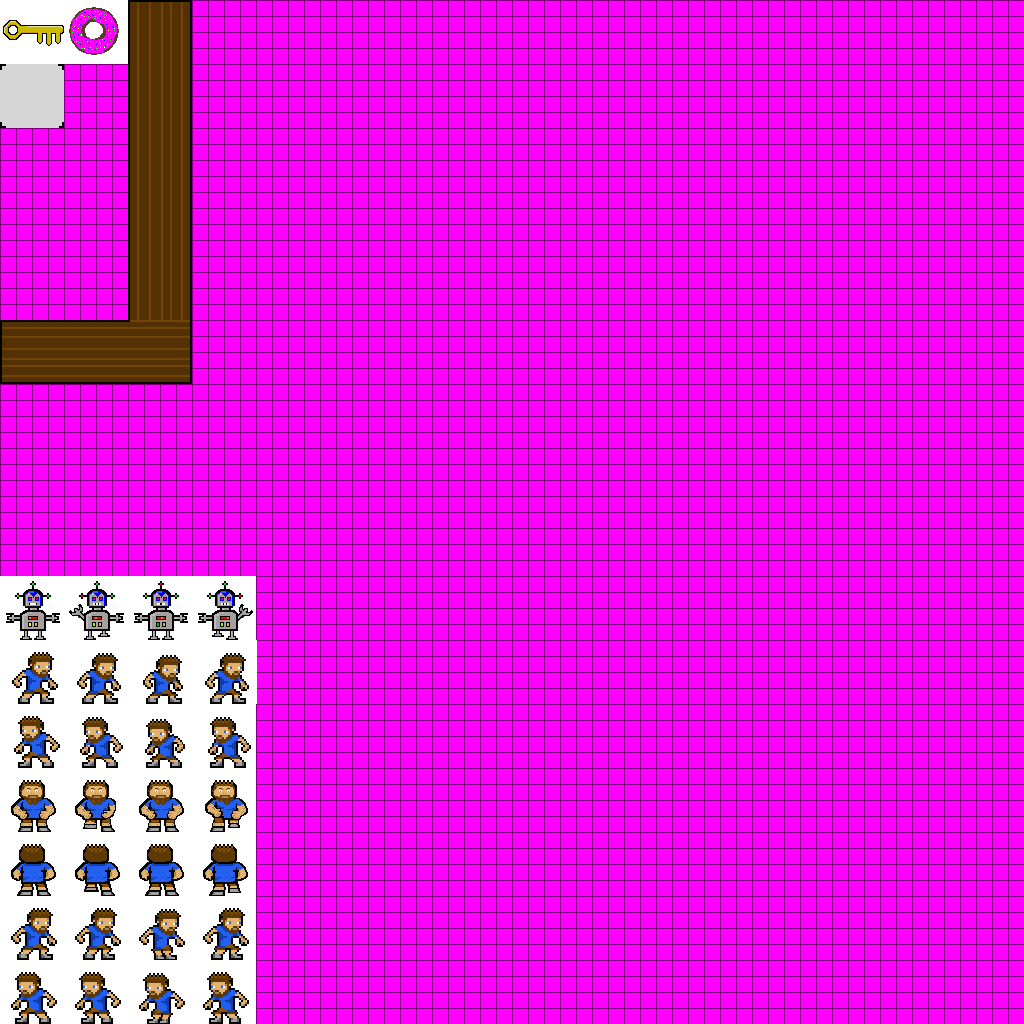
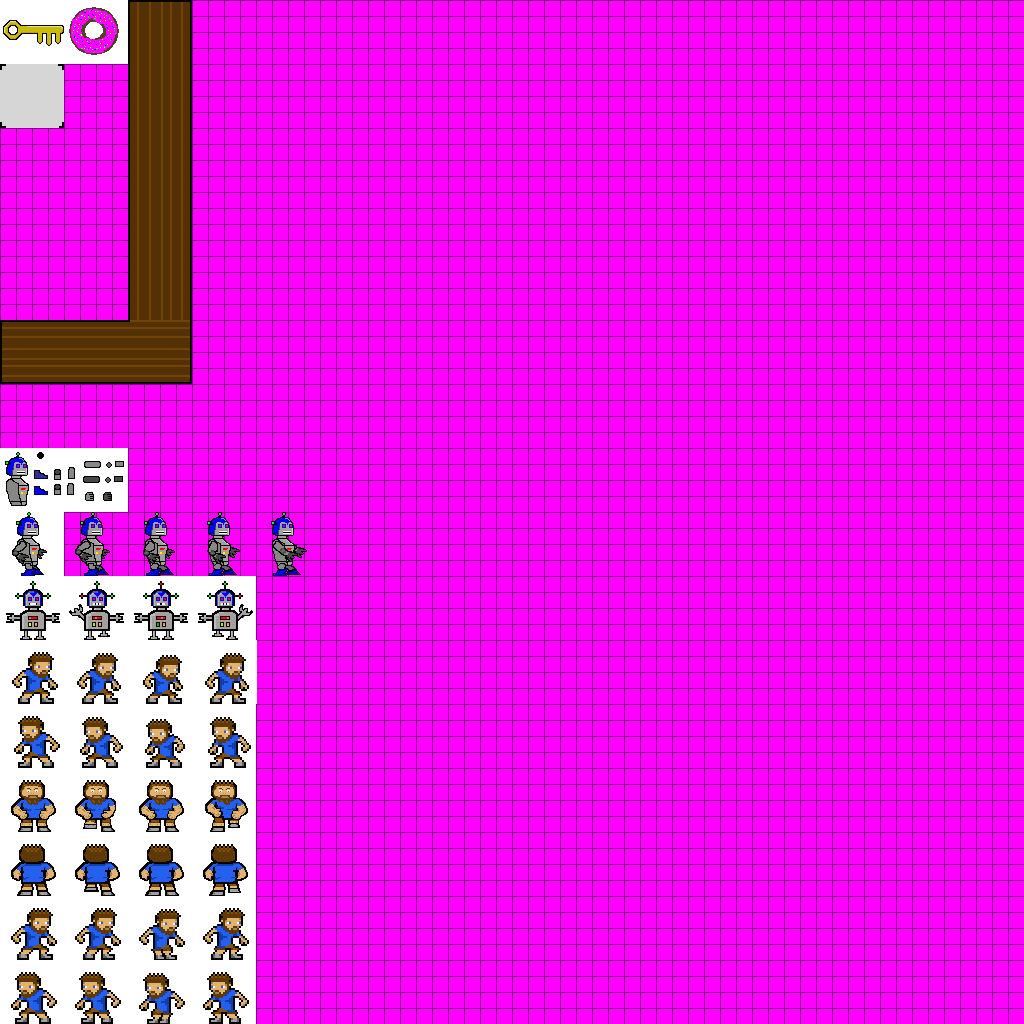
Comparing the layer stacks of the two 1024 x 1024 images. Changes:
added layer "Animator Layer" above "RightLeg5" over box(5, 452, 124, 506)
added layer "RightLeg5" above "RightArm6" over box(34, 467, 75, 495)
added layer "RightArm6" above "RightLeg6" over box(273, 541, 298, 562)
added layer "RightLeg6" above "Torso6" over box(273, 563, 288, 576)
added layer "Torso6" above "LeftArm6" over box(271, 512, 295, 566)
added layer "LeftArm6" above "LeftLeg6" over box(290, 545, 307, 558)
added layer "LeftLeg6" above "RightArm4" over box(283, 562, 301, 575)
added layer "RightArm4" above "RightLeg4" over box(207, 541, 226, 564)
added layer "RightLeg4" above "Torso4" over box(209, 563, 224, 576)
added layer "Torso4" above "LeftArm4" over box(207, 512, 231, 566)
added layer "LeftArm4" above "LeftLeg4" over box(223, 545, 240, 558)
added layer "LeftLeg4" above "RightLeg3" over box(219, 562, 237, 575)
added layer "RightLeg3" above "RightArm3" over box(146, 563, 161, 576)
added layer "RightArm3" above "Torso3" over box(143, 541, 160, 564)
added layer "Torso3" above "LeftArm3" over box(144, 512, 168, 566)
added layer "LeftArm3" above "LeftLeg3" over box(158, 546, 175, 559)
added layer "LeftLeg3" above "RightArm2" over box(156, 562, 174, 575)
added layer "RightArm2" above "RightLeg2" over box(75, 541, 92, 563)
added layer "RightLeg2" above "Torso2" over box(84, 563, 99, 576)
added layer "Torso2" above "LeftArm2" over box(80, 512, 104, 566)
added layer "LeftArm2" above "LeftLeg2" over box(93, 546, 110, 559)
added layer "LeftLeg2" above "Layer 0" over box(91, 562, 109, 575)
painted on "Layer 0" over box(0, 448, 128, 576)
